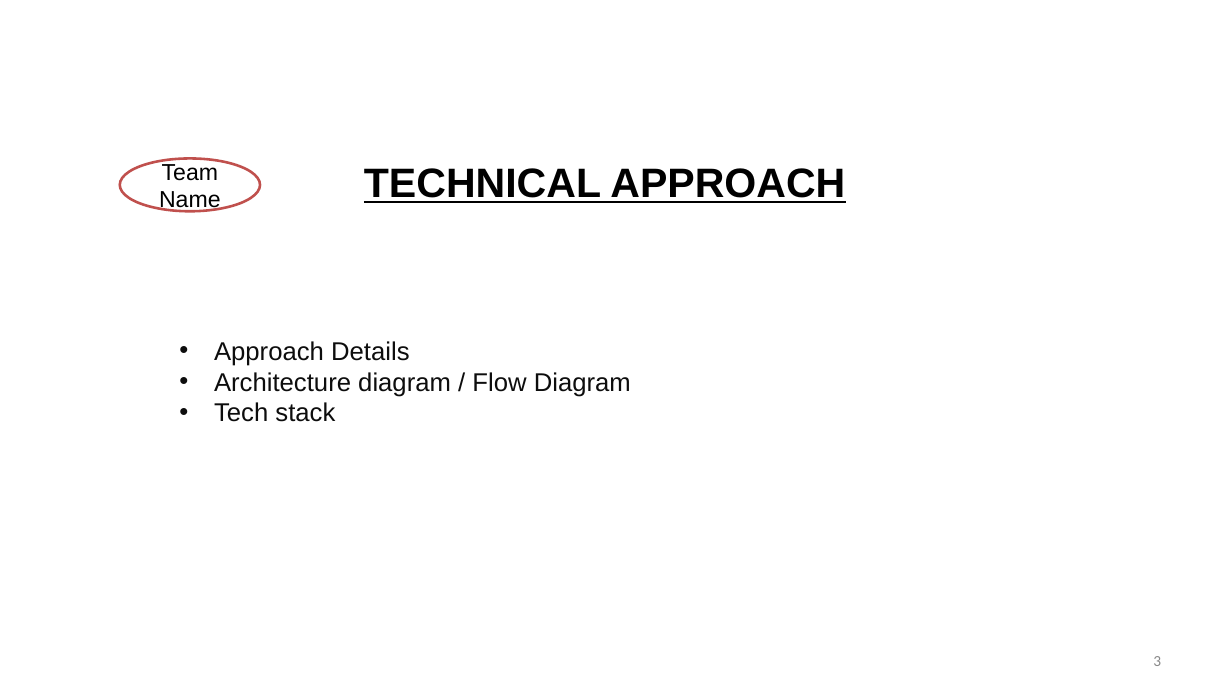
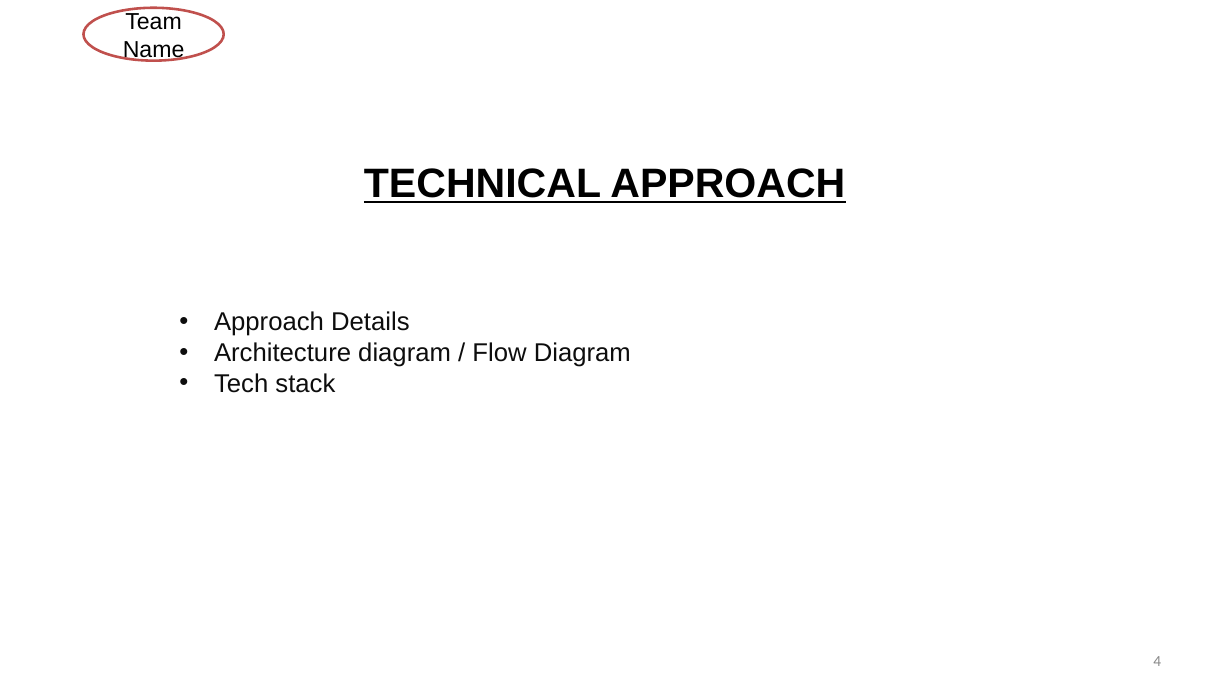
Before and after one commit to gdgrec/HackHerVerse-1, a slide deck: slide 4 of public/Hackerverse_PPT.pptx (slide 3 before the commit). Drawn at 1232x693 pixels with LibreOffice and Linux fonts; fonts in the diff are those of the drawing; background and template pictures are left out. Boxes give left, top, right and bottom in pixels: in the first picture for what was removed or moved away, otherwise in the second. Text is boxed around its words. In the diff, an @@ line names an element or a change of style, - is before the commit and + after.

```diff
--- a/public/Hackerverse_PPT.pptx
+++ b/public/Hackerverse_PPT.pptx
@@ ellipse "Team Name": place and size @@
-ellipse "Team Name" at box(120, 158, 261, 211)
+ellipse "Team Name" at box(83, 7, 224, 60)
@@ text "Approach Details": place and size @@
-text "Approach Details" at box(214, 341, 631, 422)
+text "Approach Details" at box(214, 311, 631, 393)
@@ page number at box(1153, 656, 1161, 666): text changed @@
-3
+4
```
Also in this commit, not shown: 5 other slides changed, 1 slide added, 6 other files.
